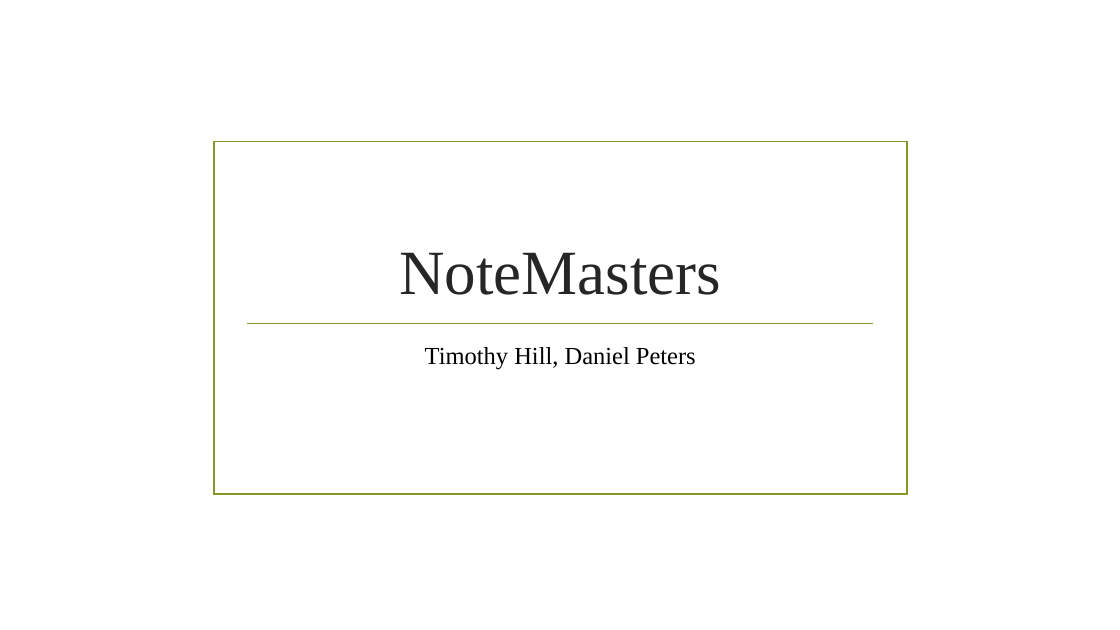
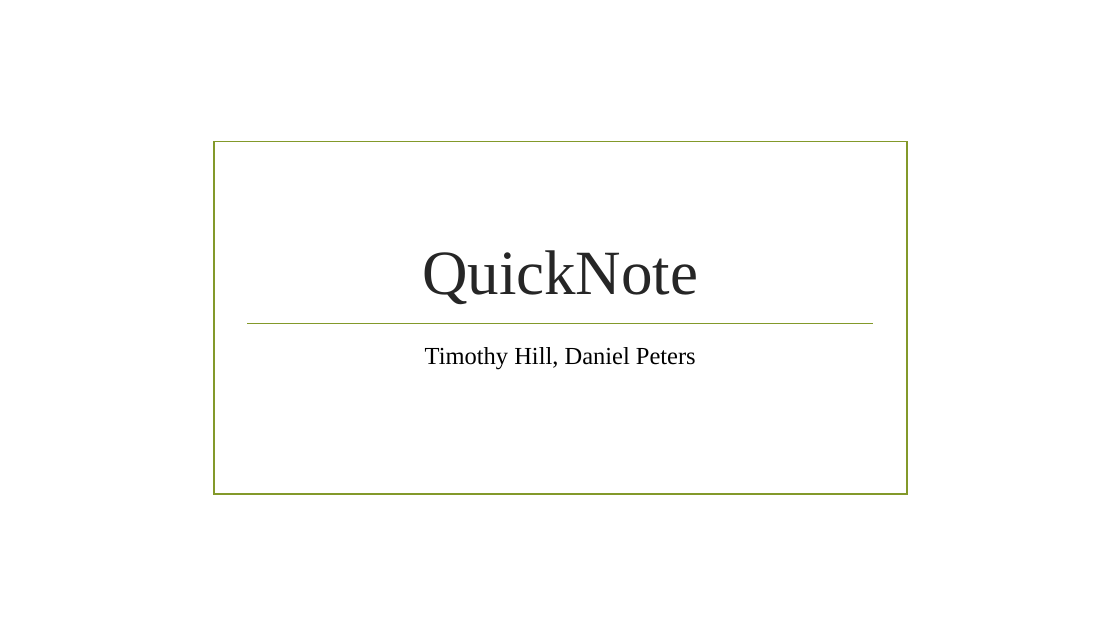
Before and after one commit to danielHPeters/QuickNote, a slide deck: slide 1 of docs/M306-AP15a-Peters-Pra-171030-Projekt Präsentation.pptx. Drawn at 1120x630 pixels with LibreOffice and Linux fonts; fonts in the diff are those of the drawing; background and template pictures are left out. Boxes give left, top, right and bottom in pixels: in the first picture for what was removed or moved away, otherwise in the second. Text is boxed around its words. In the diff, an @@ line names an element or a change of style, - is before the commit and + after.

```diff
--- a/docs/M306-AP15a-Peters-Pra-171030-Projekt Präsentation.pptx
+++ b/docs/M306-AP15a-Peters-Pra-171030-Projekt Präsentation.pptx
@@ title at (422, 250, 698, 305): text changed @@
-NoteMasters
+QuickNote
```
Also in this commit, not shown: 4 other slides changed, 2 slides added, 7 other files.
